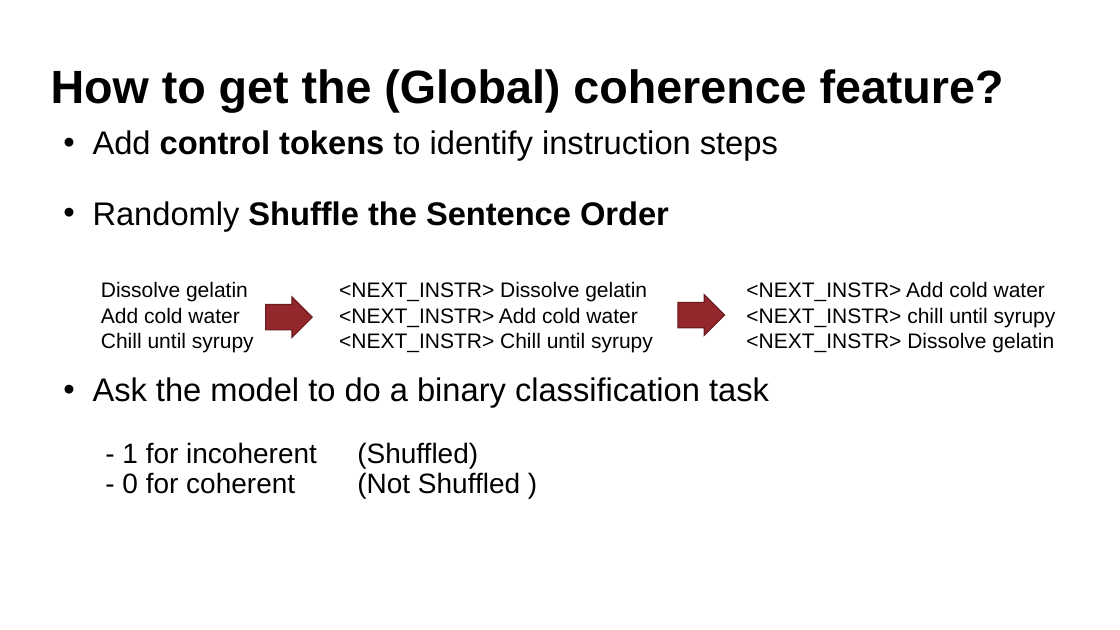
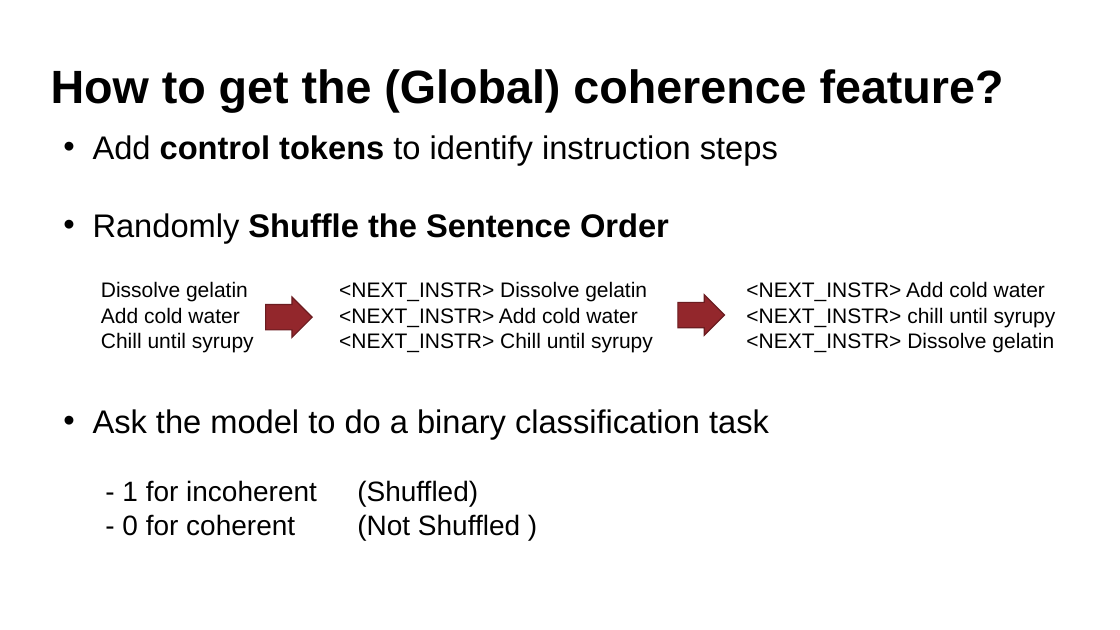
Before and after one commit to GaryBall/COMP0087_project, a slide deck: slide 12 of G17053487_slides.pptx. Drawn at 1120x630 pixels with LibreOffice and Linux fonts; fonts in the diff are those of the drawing; background and template pictures are left out. Boxes give left, top, right and bottom in pixels: in the first picture for what was removed or moved away, otherwise in the second. Text is boxed around its words. In the diff, an @@ line names an element or a change of style, - is before the commit and + after.

```diff
--- a/G17053487_slides.pptx
+++ b/G17053487_slides.pptx
@@ text "Add control tokens to identify ..." at [93, 135, 778, 540]: line spacing 0.9 to 1 @@
```
Also in this commit, not shown: 1 other slide changed, 1 slide added, 1 slide removed.
